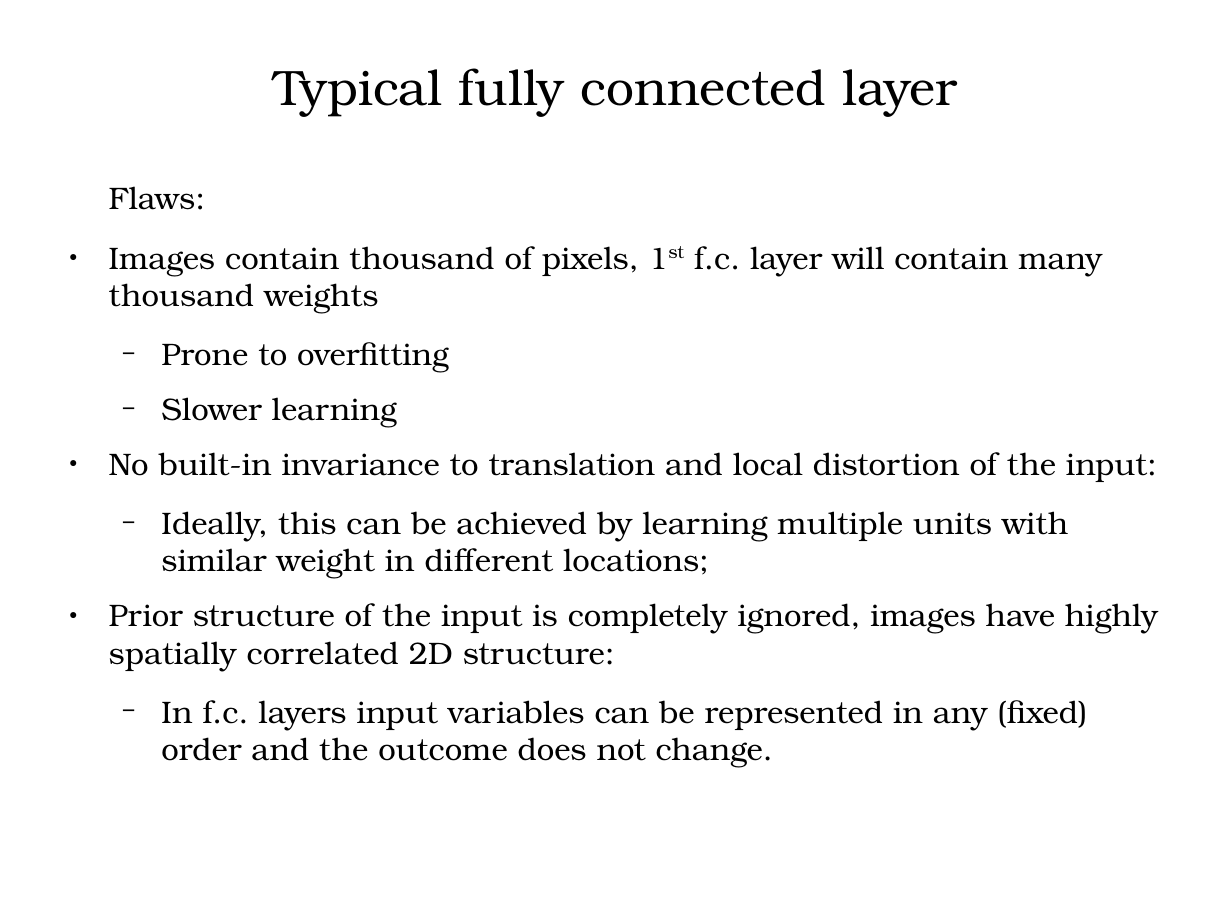
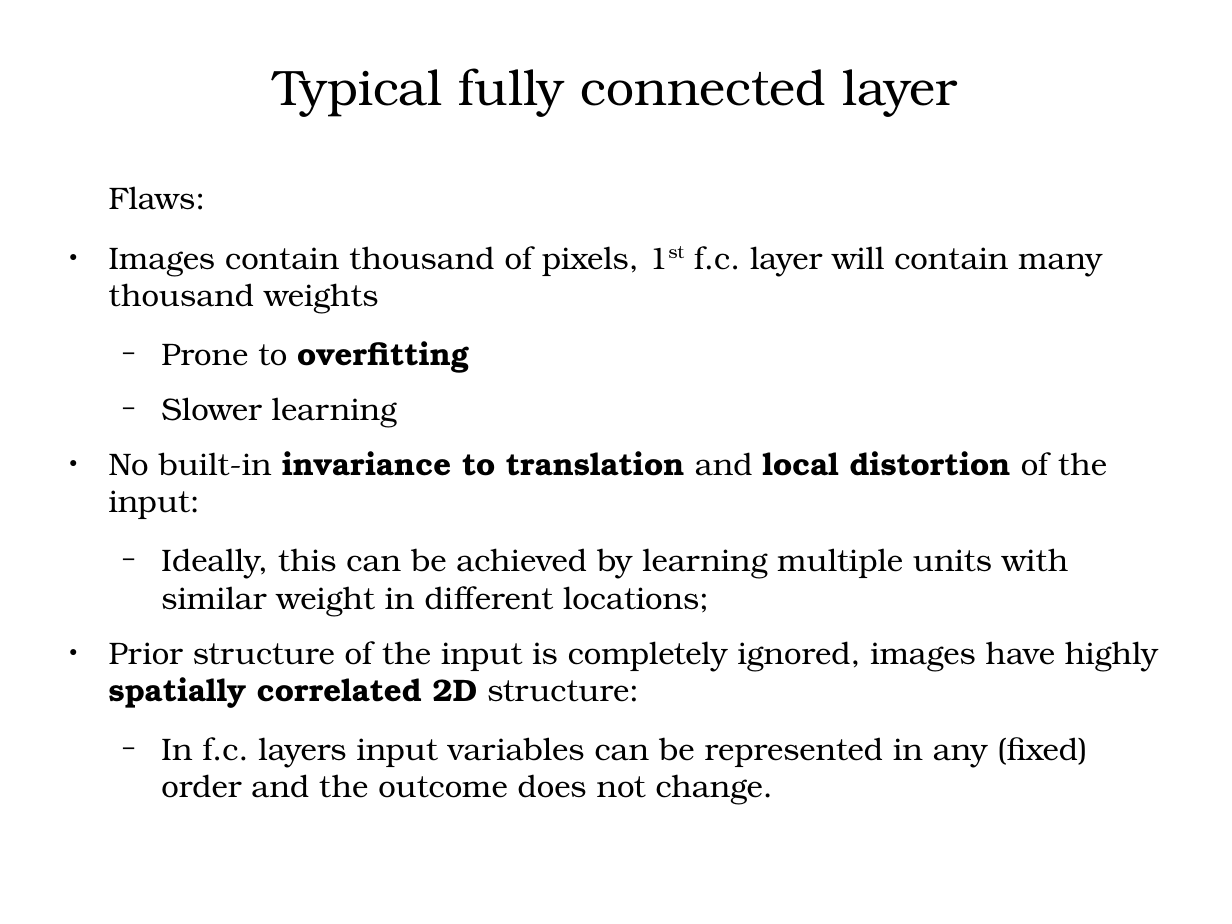
Before and after one commit to alessandroferrari/Deep-learning-An-Historical-perspective-slides, a slide deck: slide 14 of presentazione_deeplearning.odp. Drawn at 1232x924 pixels with LibreOffice and Linux fonts; fonts in the diff are those of the drawing. Boxes give left, top, right and bottom in pixels: in the first picture for what was removed or moved away, otherwise in the second. Text is boxed around its words. In the diff, an @@ line names an element or a change of style, - is before the commit and + after.

```diff
--- a/presentazione_deeplearning.odp
+++ b/presentazione_deeplearning.odp
@@ text at [109, 341, 1158, 708]: bold on in "overfitting", "invariance to translation local distortion", "spatially correlated 2D" @@
```
Also in this commit, not shown: 5 other slides changed, 1 other file.
